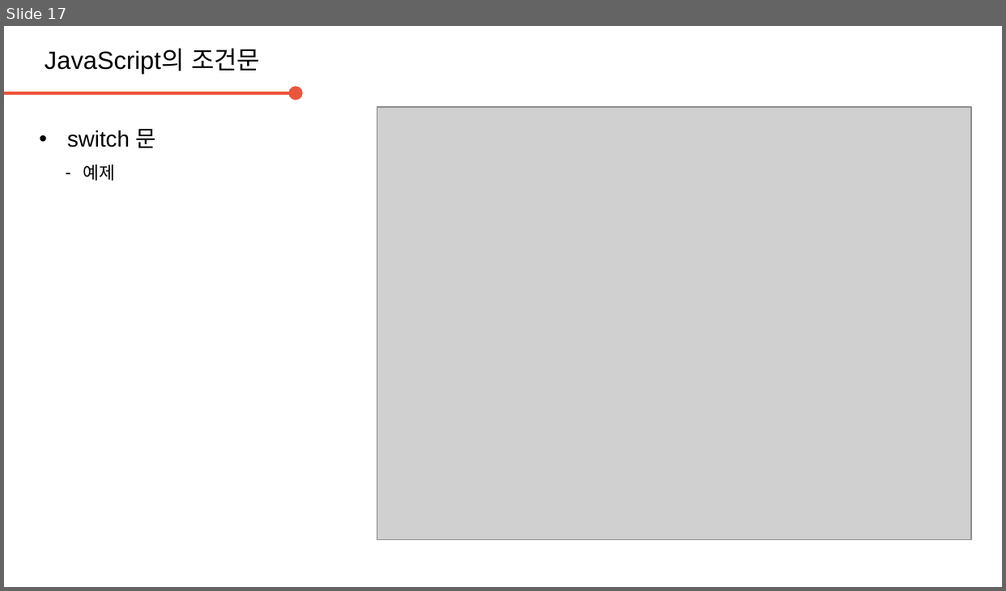
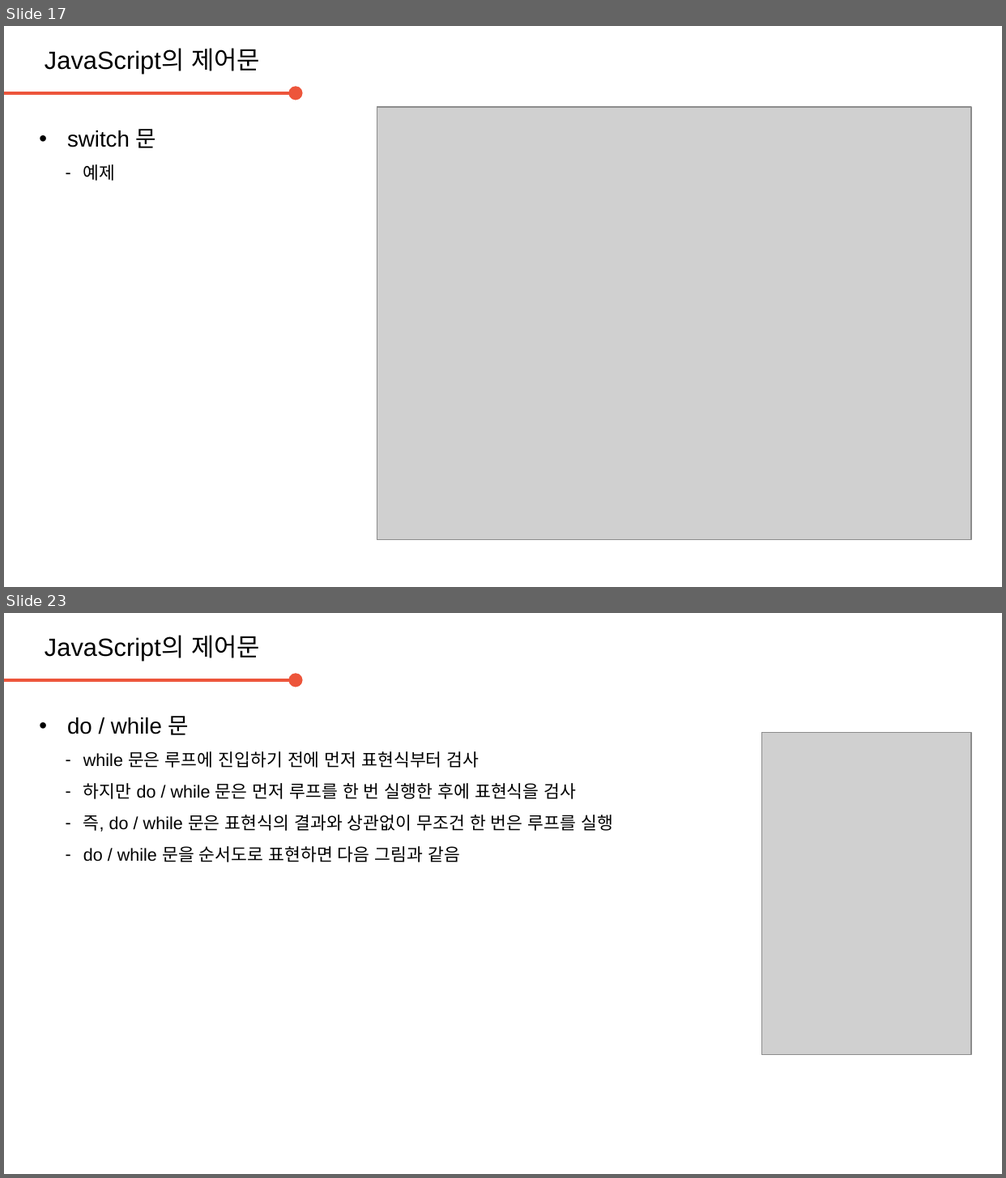
Before and after one commit to daegukdo/GCWM, a slide deck: 33/200820_JavaScript_control_flow.pptx. Shown one above the other, each under a label of ours: slide 17 before the commit, slides 17 and 23 after it; the slides between them are not shown. The pictures are 1006x591 and 1006x1178 pixels, drawn with LibreOffice and Linux fonts; fonts in the diff are those of the drawing; grey boxes stand for pictures; background and template pictures are left out. Boxes give left, top, right and bottom in pixels: in the first picture for what was removed or moved away, otherwise in the second. Text is boxed around its words. In the diff, an @@ line names an element or a change of style, - is before the commit and + after.

Commit message:
get coding with me  - edit JavaScript resource (control flow)

```diff
--- a/33/200820_JavaScript_control_flow.pptx
+++ b/33/200820_JavaScript_control_flow.pptx
@@ slide 23 added at bbox=[4, 613, 1002, 1174], background #FFFFFF @@
@@ text added at bbox=[44, 635, 260, 660], 20 pt, text #000000 @@
+JavaScript의 제어문
@@ arrow added from (4, 680) to (296, 680), #ED553B 2.25 pt @@
@@ text added at bbox=[67, 716, 613, 862], 14 pt, text #000000 @@
+• do / while 문
+  – while 문은 루프에 진입하기 전에 먼저 표현식부터 검사
+  – 하지만 do / while 문은 먼저 루프를 한 번 실행한 후에 표현식을 검사
+  – 즉, do / while 문은 표현식의 결과와 상관없이 무조건 한 번은 루프를 실행
+  – do / while 문을 순서도로 표현하면 다음 그림과 같음
@@ picture added at bbox=[761, 732, 970, 1055] @@
@@ slide 17 changed as well @@
@@ text at bbox=[44, 48, 260, 73]: text changed @@
-JavaScript의 조건문
+JavaScript의 제어문
```
Also in this commit, not shown: 16 other slides changed, 15 other slides added, 1 other file.
